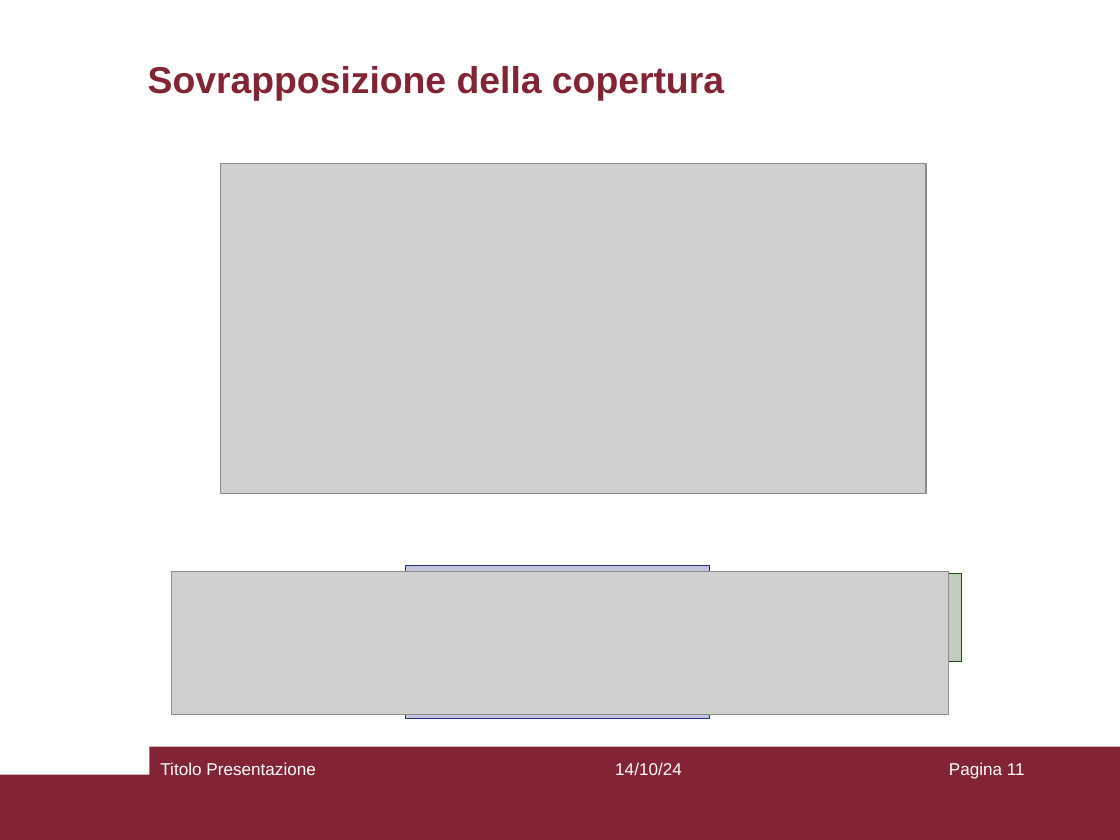
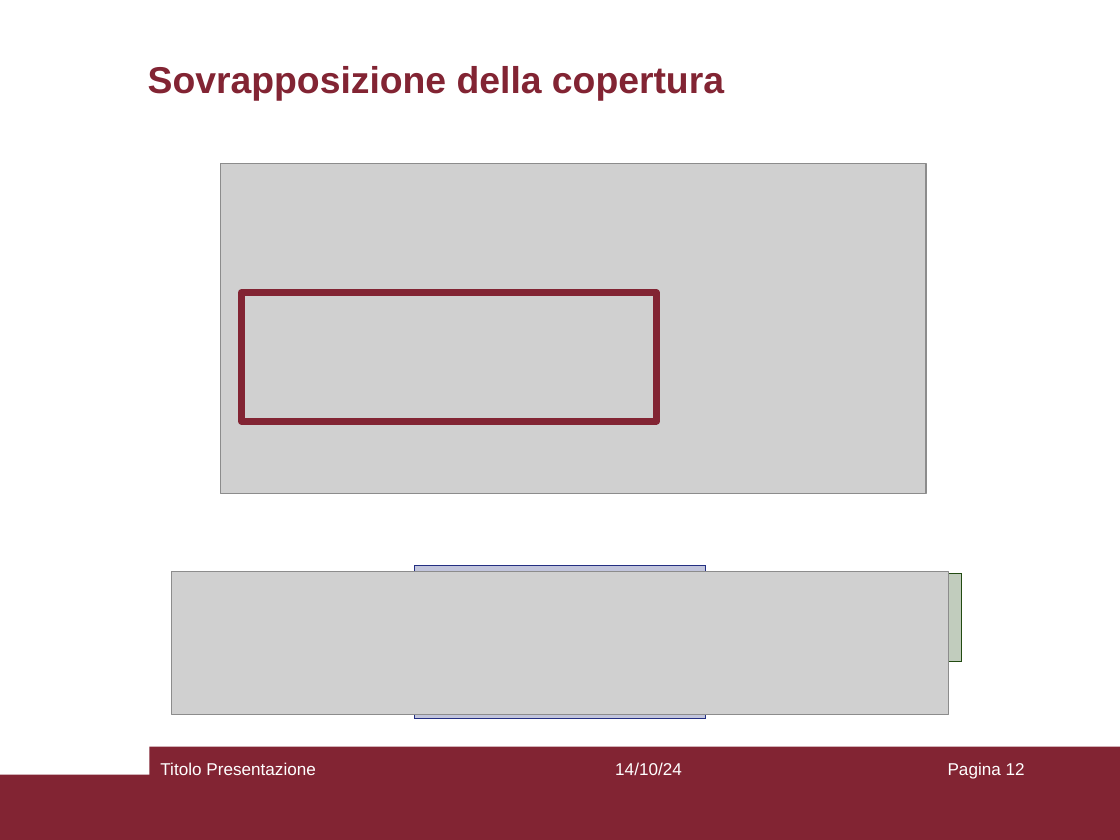
Before and after one commit to aflaag/bsc-thesis, a slide deck: slide 12 of presentation/slides.odp (slide 11 before the commit). Drawn at 1120x840 pixels with LibreOffice and Linux fonts; fonts in the diff are those of the drawing; grey boxes stand for pictures. Boxes give left, top, right and bottom in pixels: in the first picture for what was removed or moved away, otherwise in the second. Text is boxed around its words. In the diff, an @@ line names an element or a change of style, - is before the commit and + after.

```diff
--- a/presentation/slides.odp
+++ b/presentation/slides.odp
@@ rectangle added at (x1=242, y1=292, x2=657, y2=421), outline #822433 4.51 pt @@
@@ rectangle resized from (x1=405, y1=566, x2=710, y2=719) to (x1=414, y1=566, x2=706, y2=719) @@
@@ page number at (x1=948, y1=762, x2=1025, y2=779): text changed @@
-Pagina 11
+Pagina 12
```
Also in this commit, not shown: 2 other slides changed, 4 slides added, 1 other file.
